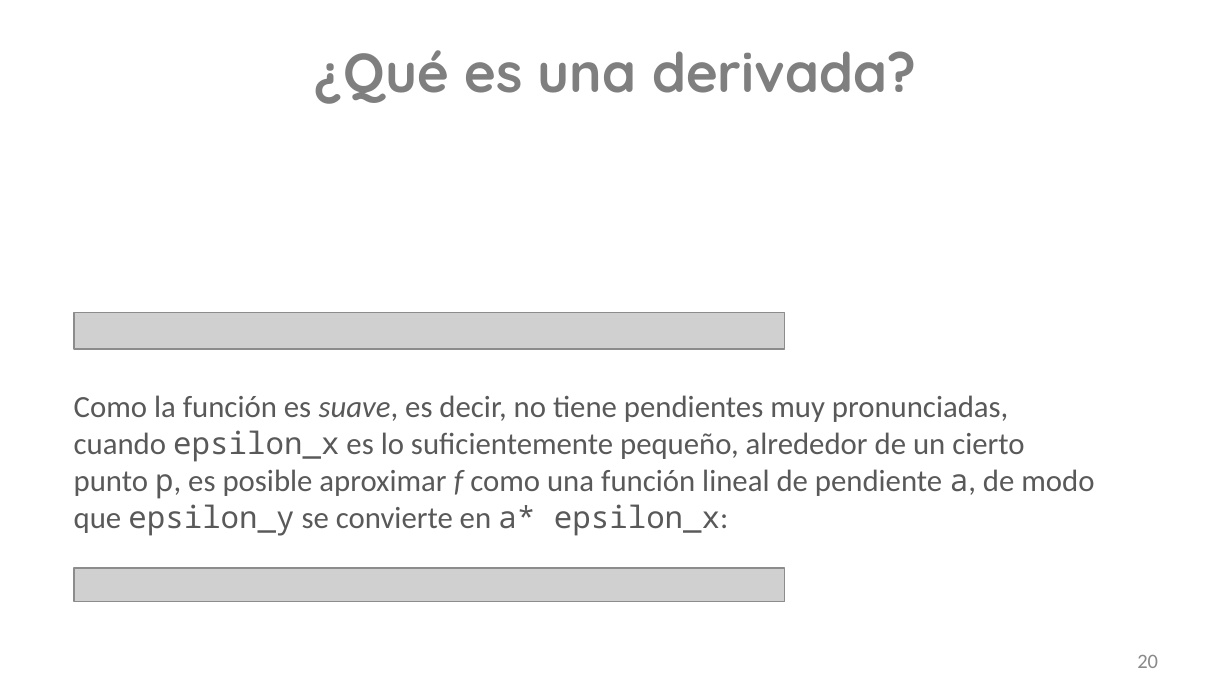
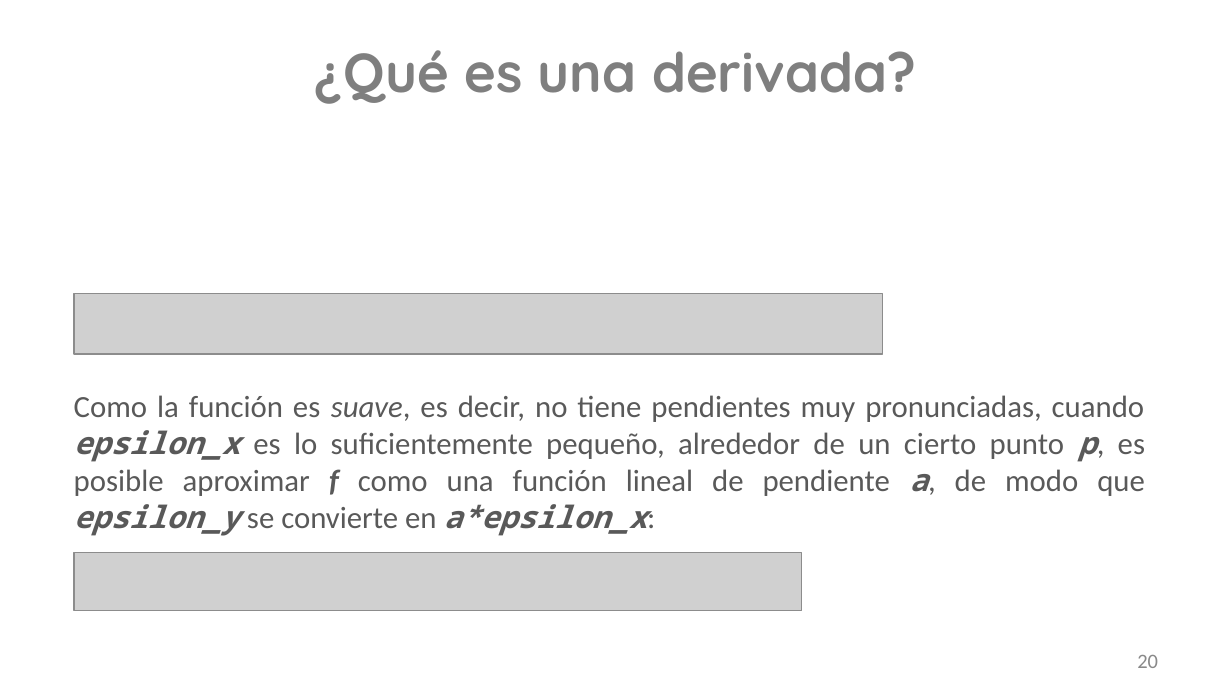
Before and after one commit to shanthalchs/Python-DeepLearning, a slide deck: slide 20 of Python/Fundamentos Matemáticos con Redes Neuronales_2021.pptx. Drawn at 1232x693 pixels with LibreOffice and Linux fonts; fonts in the diff are those of the drawing; grey boxes stand for pictures; background and template pictures are left out. Boxes give left, top, right and bottom in pixels: in the first picture for what was removed or moved away, otherwise in the second. Text is boxed around its words. In the diff, an @@ line names an element or a change of style, - is before the commit and + after.

```diff
--- a/Python/Fundamentos Matemáticos con Redes Neuronales_2021.pptx
+++ b/Python/Fundamentos Matemáticos con Redes Neuronales_2021.pptx
@@ picture: place and size @@
-picture at [74,312,785,349]
+picture at [74,293,883,354]
@@ text at [74,395,1145,536]: text changed @@
-Como la función es suave, es decir, no tiene pendientes muy pronunciadas, cuando epsilon_x es lo suficientemente pequeño, alrededor de un cierto punto p, es posible aproximar f como una función lineal de pendiente a, de modo que epsilon_y se convierte en a* epsilon_x:
+Como la función es suave, es decir, no tiene pendientes muy pronunciadas, cuando epsilon_x es lo suficientemente pequeño, alrededor de un cierto punto p, es posible aproximar f como una función lineal de pendiente a, de modo que epsilon_y se convierte en a*epsilon_x:
@@ picture: place and size @@
-picture at [74,568,785,601]
+picture at [74,553,802,611]
```
Also in this commit, not shown: 15 other slides changed, 3 slides added, 6 other files.
